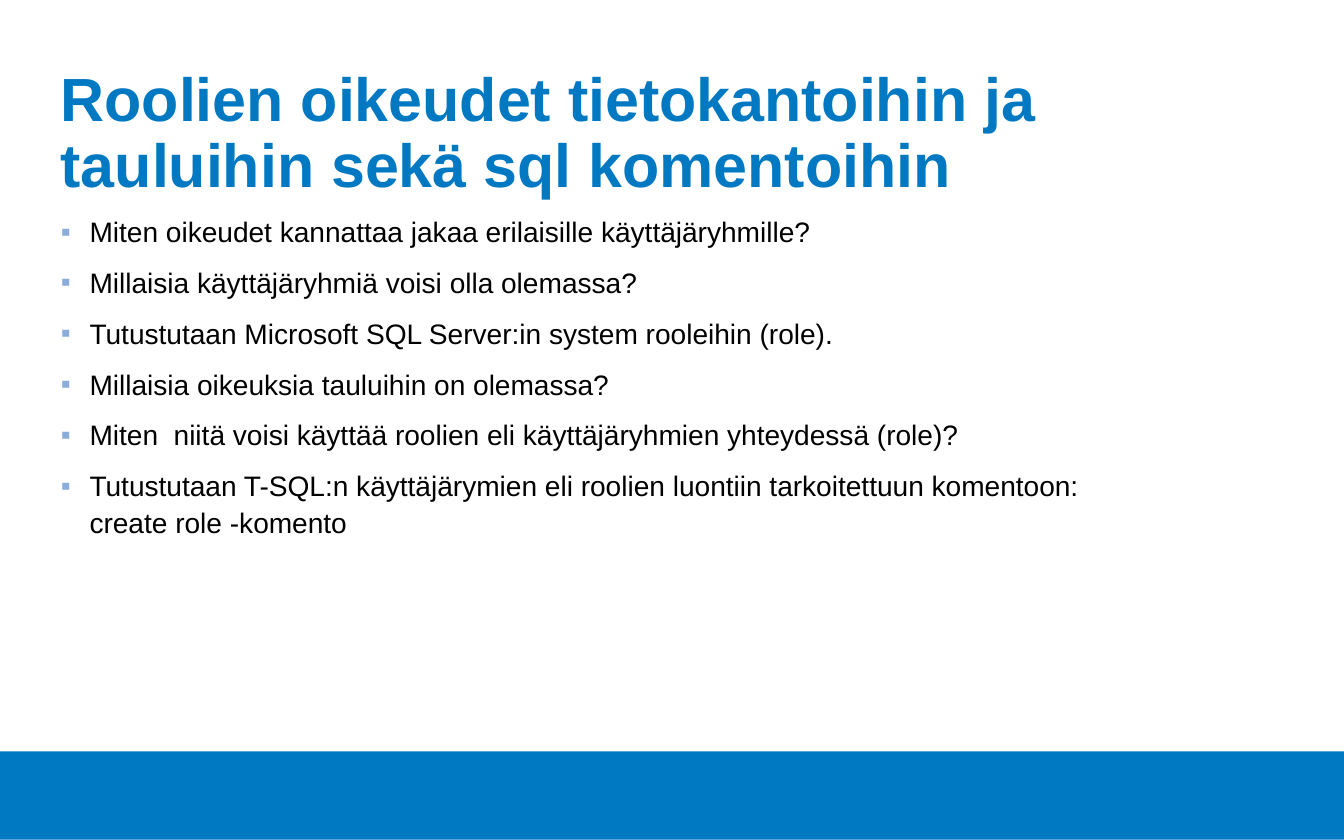
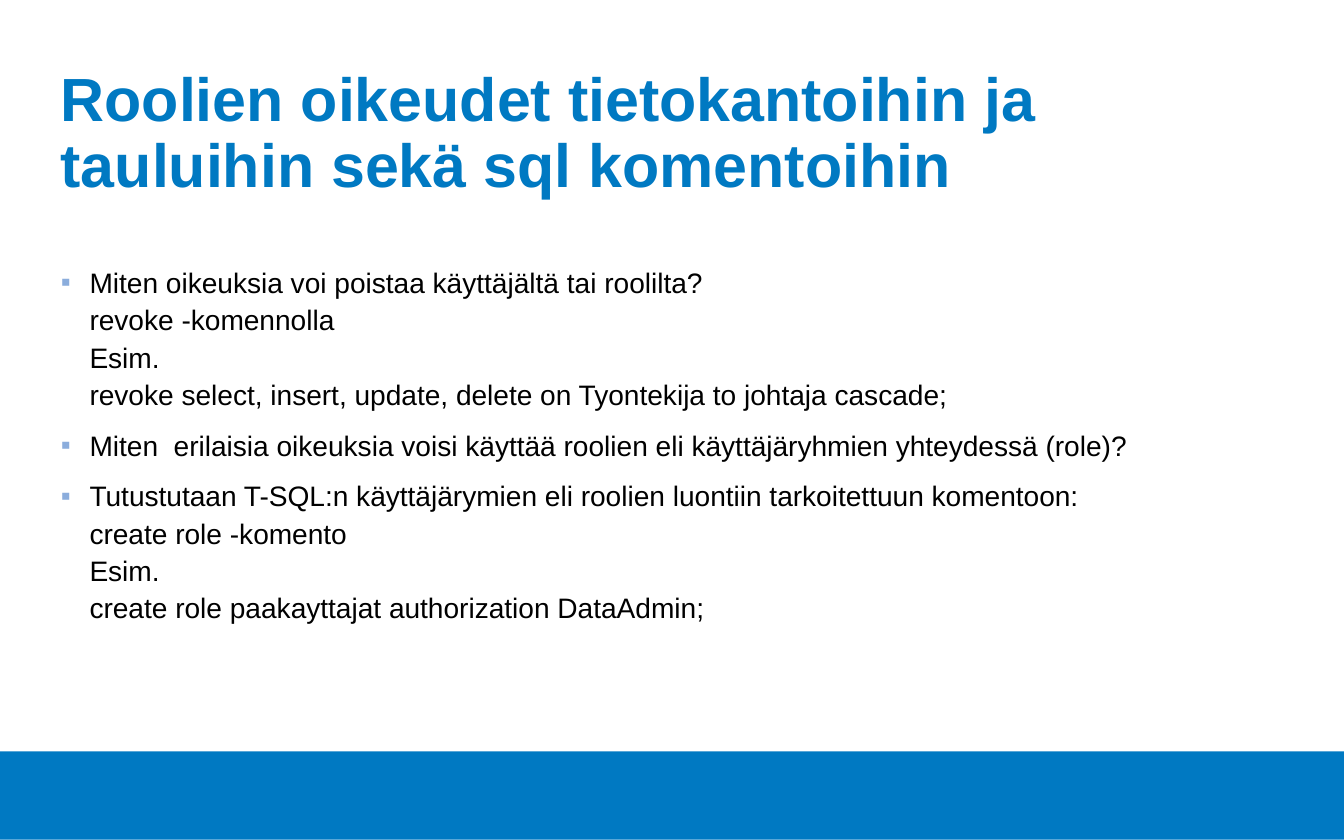
Before and after one commit to Tietokantahallinta/Tietokantahallinta.github.io, a slide deck: slide 4 of luennot/viikko03/Luentokalvot_03.odp (slide 3 before the commit). Drawn at 1344x840 pixels with LibreOffice and Linux fonts; fonts in the diff are those of the drawing; background and template pictures are left out. Boxes give left, top, right and bottom in pixels: in the first picture for what was removed or moved away, otherwise in the second. Text is boxed around its words. In the diff, an @@ line names an element or a change of style, - is before the commit and + after.

```diff
--- a/luennot/viikko03/Luentokalvot_03.odp
+++ b/luennot/viikko03/Luentokalvot_03.odp
@@ text at <box>90,272,1127,623</box>: text changed @@
-▪ Miten oikeudet kannattaa jakaa erilaisille käyttäjäryhmille?
-▪ Millaisia käyttäjäryhmiä voisi olla olemassa?
-▪ Tutustutaan Microsoft SQL Server:in system rooleihin (role).
-▪ Millaisia oikeuksia tauluihin on olemassa?
-▪ Miten niitä voisi käyttää roolien eli käyttäjäryhmien yhteydessä (role)?
-▪ Tutustutaan T-SQL:n käyttäjärymien eli roolien luontiin tarkoitettuun komentoon:
-  create role -komento
+▪ Miten oikeuksia voi poistaa käyttäjältä tai roolilta?
+  revoke -komennolla
+  Esim.
+  revoke select, insert, update, delete on Tyontekija to johtaja cascade;
+▪ Miten erilaisia oikeuksia voisi käyttää roolien eli käyttäjäryhmien yhteydessä (role)?
+▪ Tutustutaan T-SQL:n käyttäjärymien eli roolien luontiin tarkoitettuun komentoon:
+  create role -komento
+  Esim.
+  create role paakayttajat authorization DataAdmin;
```
Also in this commit, not shown: 3 other slides changed, 2 slides added, 3 other files.
